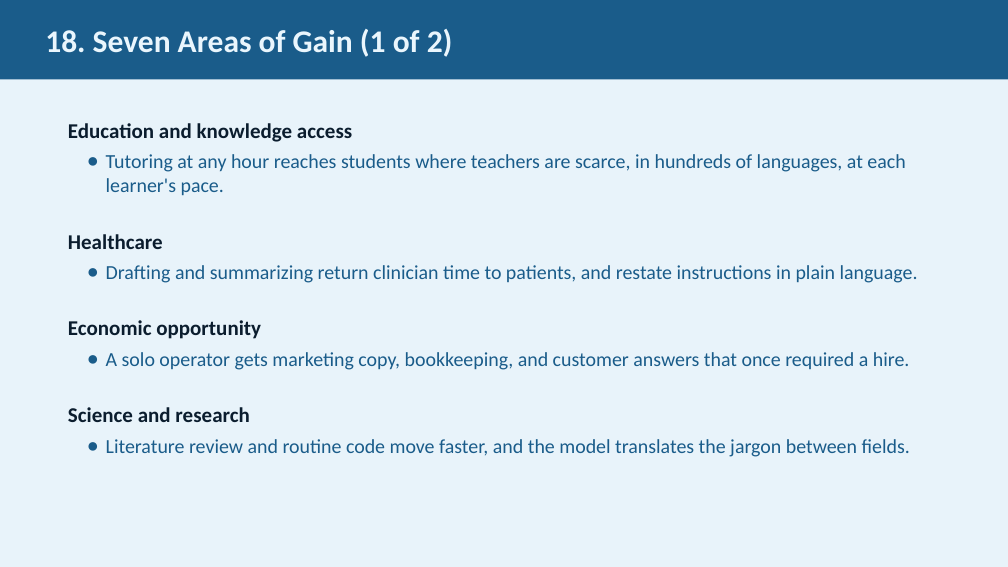
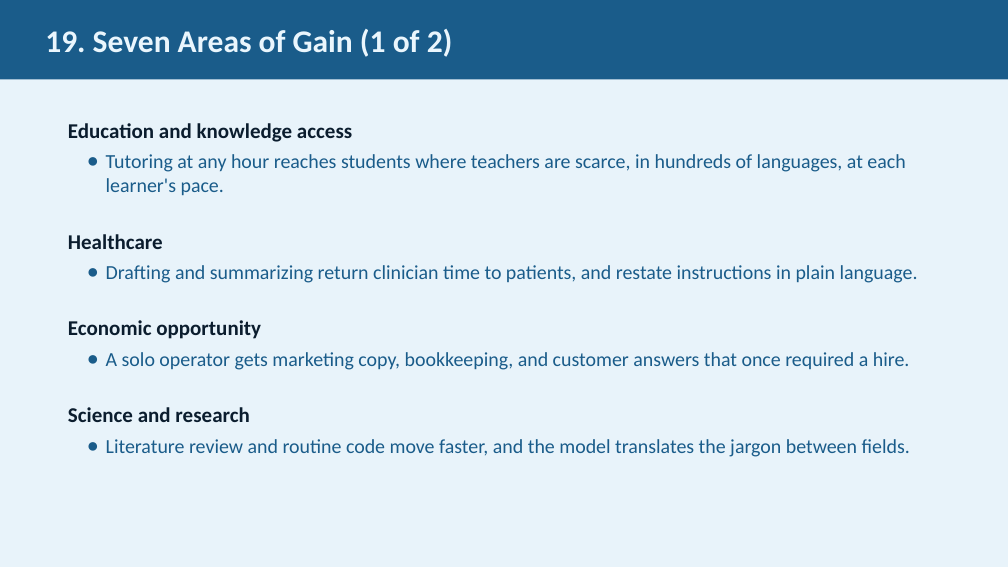
Before and after one commit to JimFawcett/NewSite, a slide deck: slide 19 of AI Presentation 2026/AI_Presentation.pptx (slide 18 before the commit). Drawn at 1008x567 pixels with LibreOffice and Linux fonts; fonts in the diff are those of the drawing. Boxes give left, top, right and bottom in pixels: in the first picture for what was removed or moved away, otherwise in the second. Text is boxed around its words. In the diff, an @@ line names an element or a change of style, - is before the commit and + after.

```diff
--- a/AI Presentation 2026/AI_Presentation.pptx
+++ b/AI Presentation 2026/AI_Presentation.pptx
@@ text in rectangle at bbox=[45, 29, 453, 57]: text changed @@
-18. Seven Areas of Gain (1 of 2)
+19. Seven Areas of Gain (1 of 2)
```
Also in this commit, not shown: 14 other slides changed, 1 slide added.
